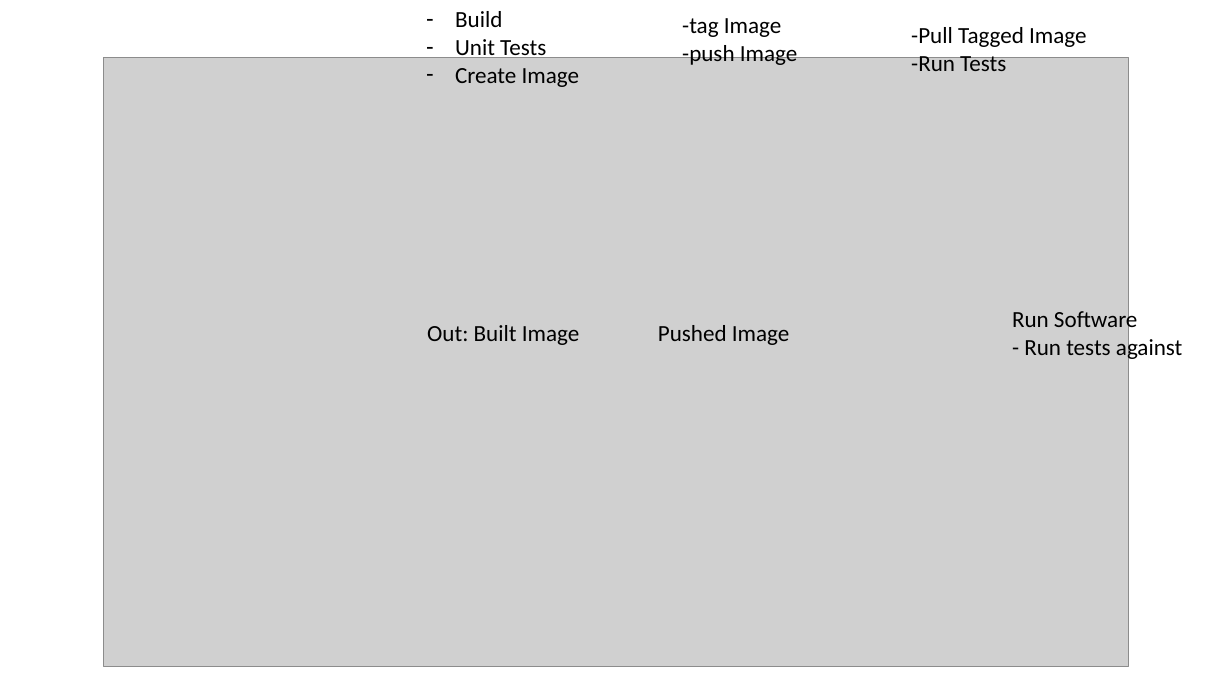
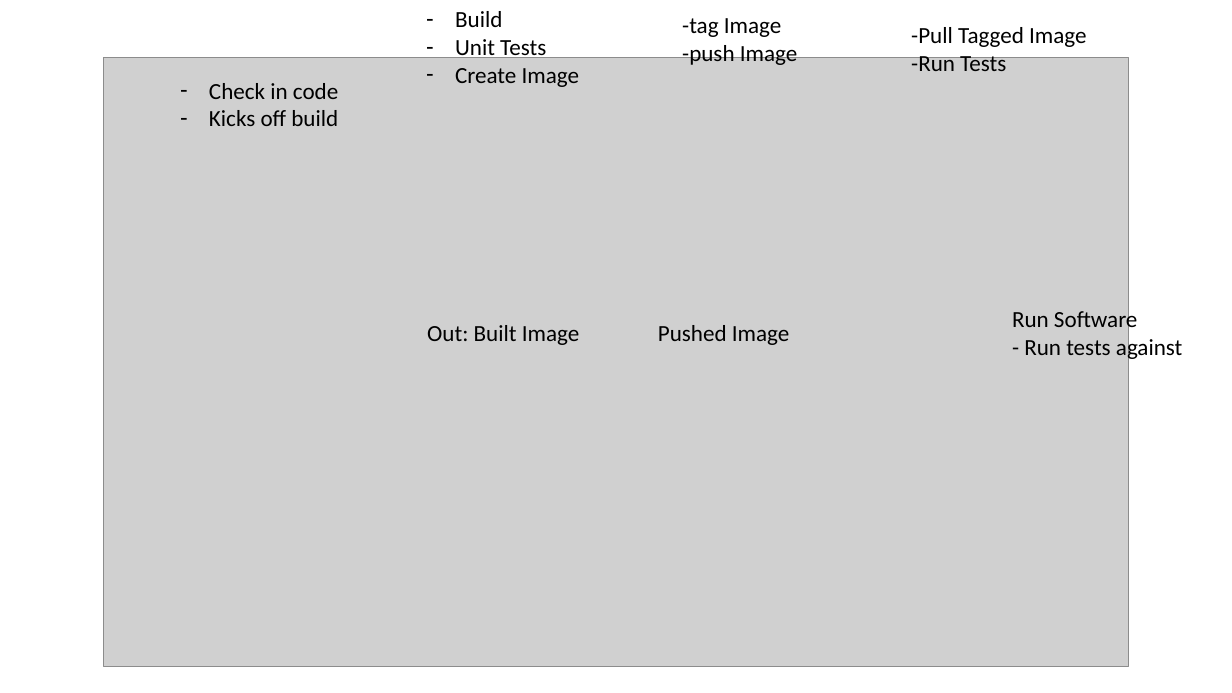
Before and after one commit to kaubster/aspnetcore-generator-api, a slide deck: slide 1 of infra/Pipeline Design.pptx. Drawn at 1232x693 pixels with LibreOffice and Linux fonts; fonts in the diff are those of the drawing; grey boxes stand for pictures. Boxes give left, top, right and bottom in pixels: in the first picture for what was removed or moved away, otherwise in the second. Text is boxed around its words. In the diff, an @@ line names an element or a change of style, - is before the commit and + after.

```diff
--- a/infra/Pipeline Design.pptx
+++ b/infra/Pipeline Design.pptx
@@ text added at <box>209,83,338,126</box>, 18 pt, text #000000 @@
+– Check in code
+– Kicks off build
```
Also in this commit, not shown: 3 other slides changed, 2 slides added, 10 other files.
